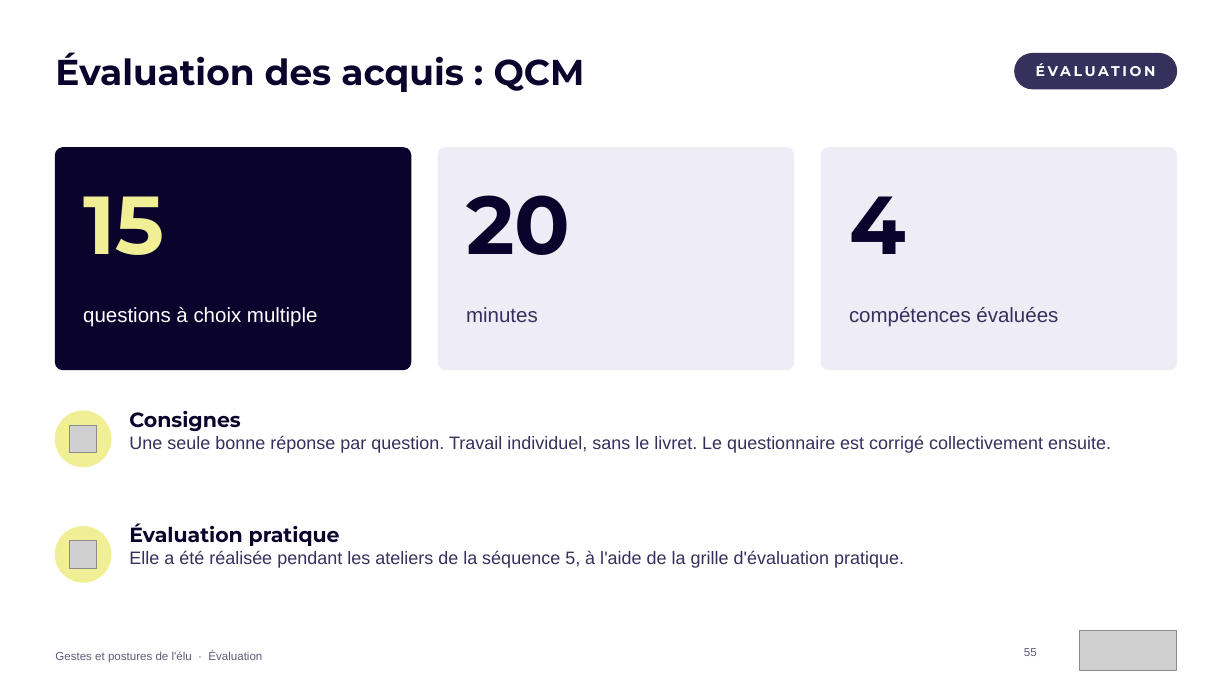
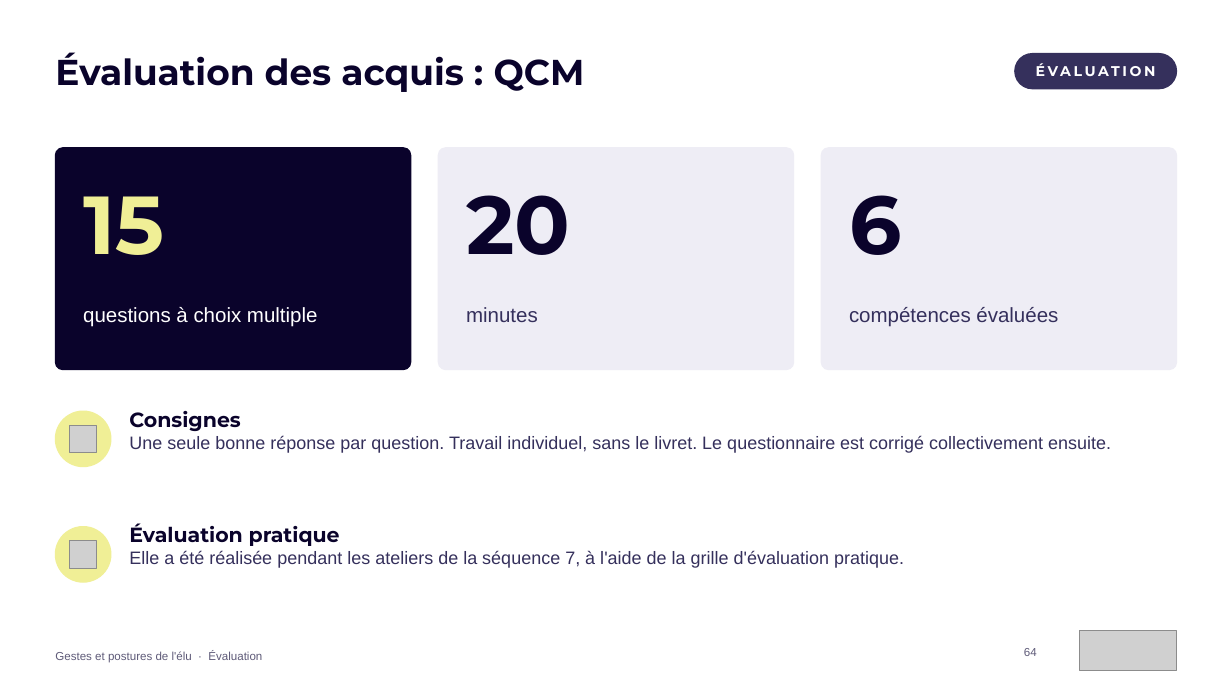
Before and after one commit to maxencedruellefourniez-prog/jefferco-pellets-prospects, a slide deck: slide 64 of formations/Formation_Gestes_et_postures_de_l_elu_ENMA.pptx (slide 55 before the commit). Drawn at 1232x693 pixels with LibreOffice and Linux fonts; fonts in the diff are those of the drawing; grey boxes stand for pictures. Boxes give left, top, right and bottom in pixels: in the first picture for what was removed or moved away, otherwise in the second. Text is boxed around its words. In the diff, an @@ line names an element or a change of style, - is before the commit and + after.

```diff
--- a/formations/Formation_Gestes_et_postures_de_l_elu_ENMA.pptx
+++ b/formations/Formation_Gestes_et_postures_de_l_elu_ENMA.pptx
@@ text at bbox=[849, 195, 901, 255]: text changed @@
-4
+6
@@ text at bbox=[129, 550, 904, 568]: text changed @@
-Elle a été réalisée pendant les ateliers de la séquence 5, à l'aide de la grille d'évaluation pratique.
+Elle a été réalisée pendant les ateliers de la séquence 7, à l'aide de la grille d'évaluation pratique.
@@ page number at bbox=[1024, 648, 1037, 656]: text changed @@
-55
+64
```
Also in this commit, not shown: 43 other slides changed, 10 slides added, 1 other file.
